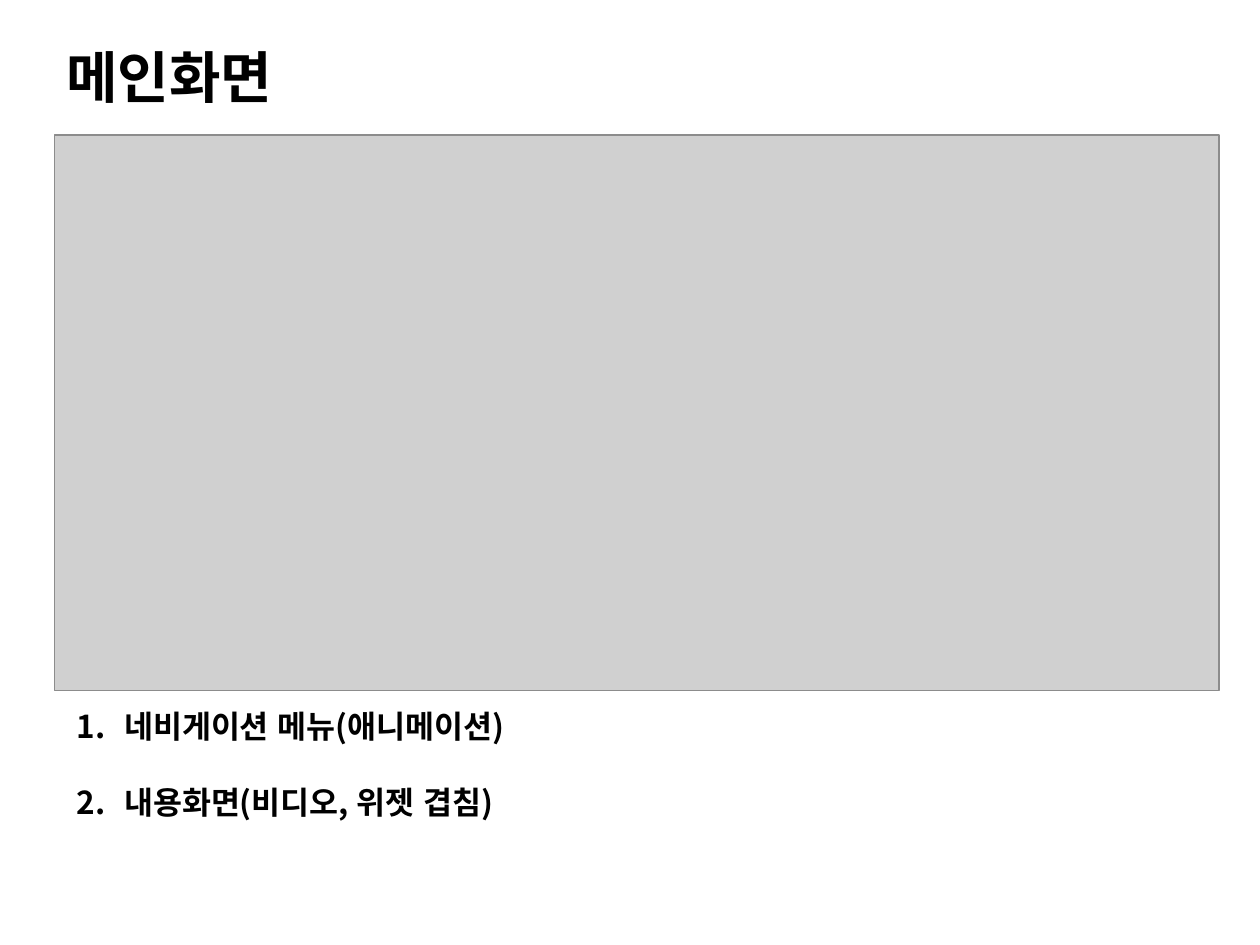
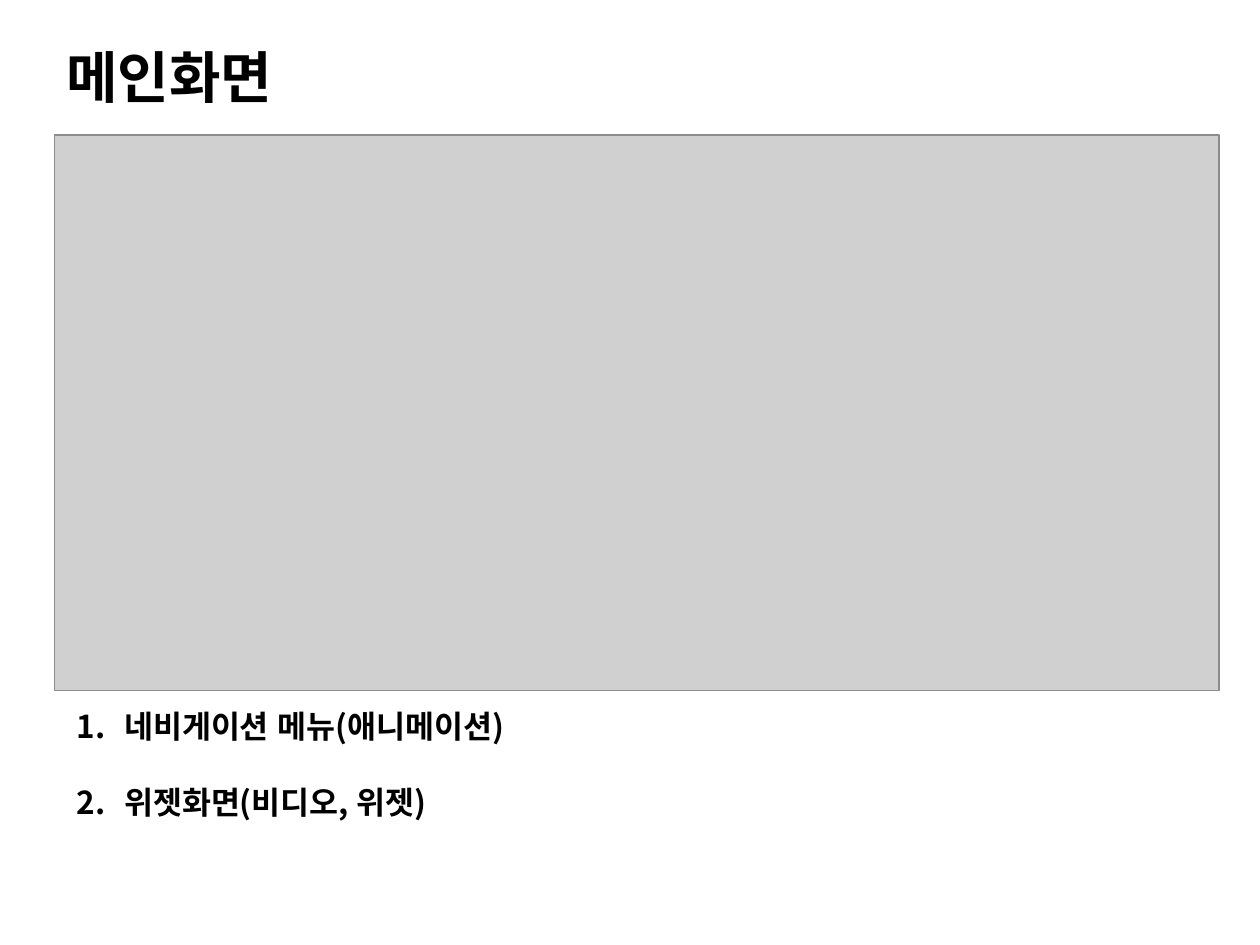
Before and after one commit to ezenteam2/TripMate, a slide deck: slide 1 of gr2_lhj/메인화면_일반회원 관리.pptx. Drawn at 1260x945 pixels with LibreOffice and Linux fonts; fonts in the diff are those of the drawing; grey boxes stand for pictures. Boxes give left, top, right and bottom in pixels: in the first picture for what was removed or moved away, otherwise in the second. Text is boxed around its words. In the diff, an @@ line names an element or a change of style, - is before the commit and + after.

```diff
--- a/gr2_lhj/메인화면_일반회원 관리.pptx
+++ b/gr2_lhj/메인화면_일반회원 관리.pptx
@@ text at [124,787,426,821]: text changed @@
-2. 내용화면(비디오, 위젯 겹침)
+2. 위젯화면(비디오, 위젯)
```
Also in this commit, not shown: 1 other slide changed, 3 slides added, 1 slide removed, 8 other files.
